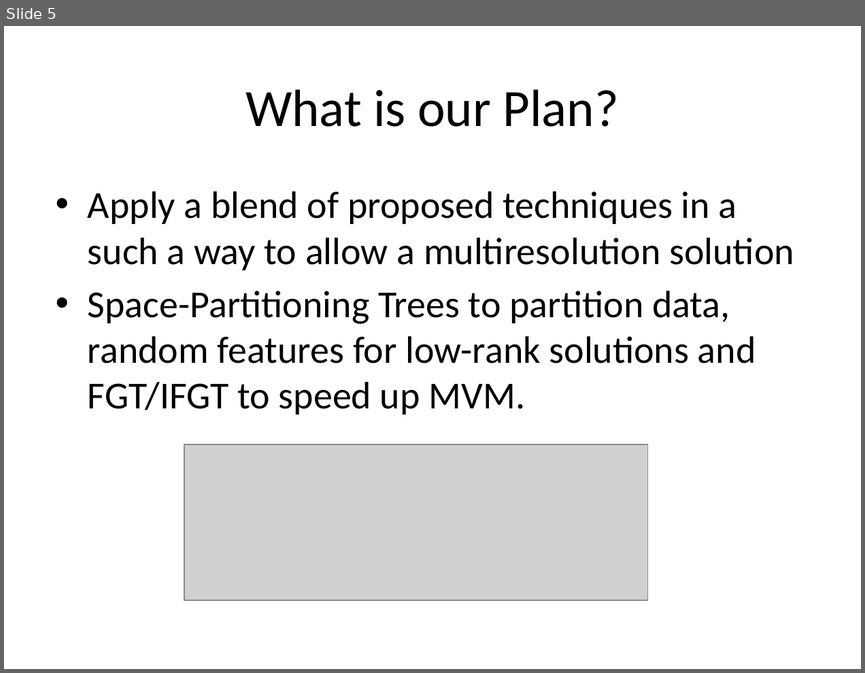
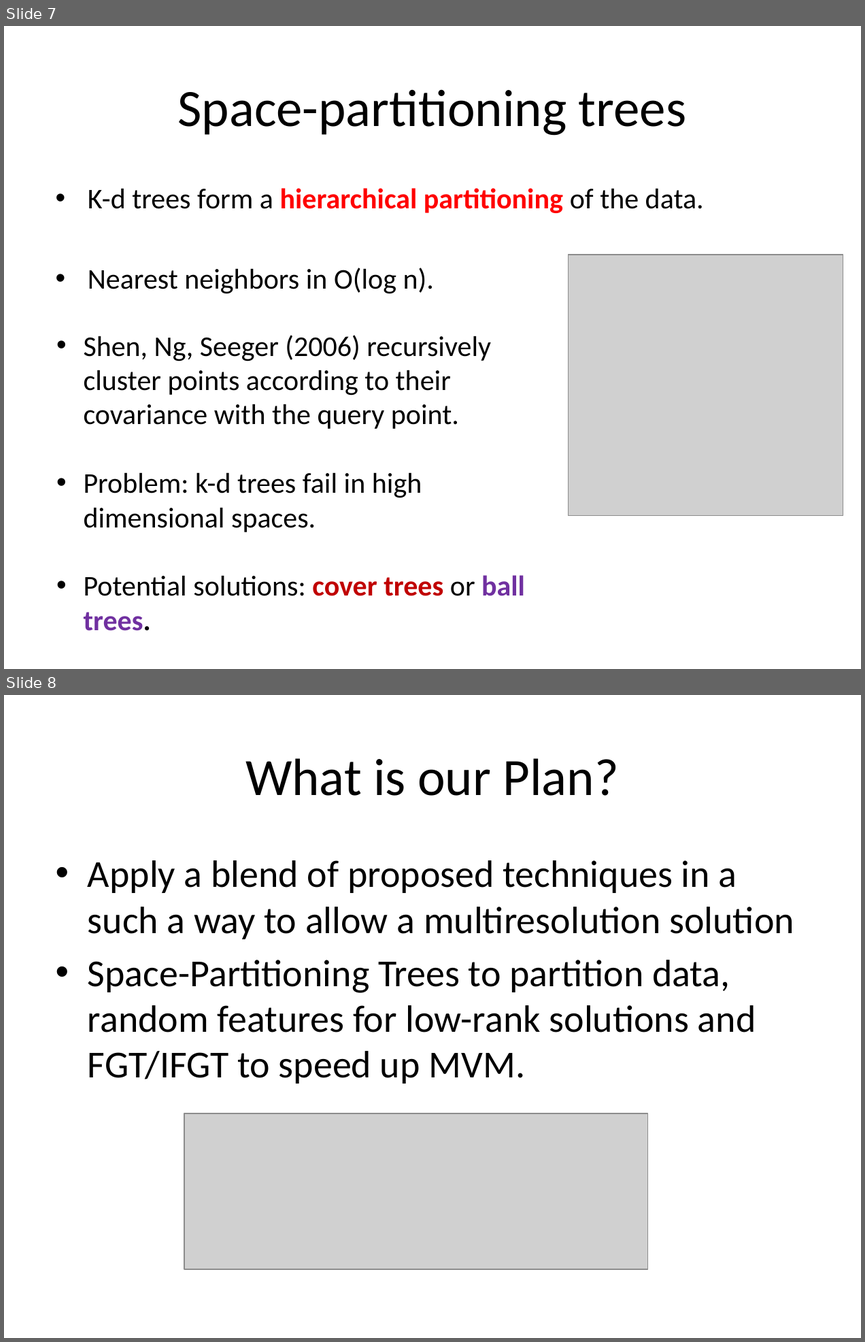
Before and after one commit to davmre/cs281b-coarse-to-fine-GPs, a slide deck: papers/Presentation_281b.pptx. Shown one above the other, each under a label of ours: slide 5 before the commit, slides 7 and 8 after it. The pictures are 865x673 and 865x1342 pixels, drawn with LibreOffice and Linux fonts; fonts in the diff are those of the drawing; grey boxes stand for pictures. Boxes give left, top, right and bottom in pixels: in the first picture for what was removed or moved away, otherwise in the second. Text is boxed around its words. In the diff, an @@ line names an element or a change of style, - is before the commit and + after.

```diff
--- a/papers/Presentation_281b.pptx
+++ b/papers/Presentation_281b.pptx
@@ slide 7 added at [4, 26, 861, 669], background #FFFFFF @@
@@ title added at [177, 89, 686, 135], 44 pt, text #000000 @@
+Space-partitioning trees
@@ text added at [88, 188, 704, 294], 24 pt, text #000000 @@
+• K-d trees form a hierarchical partitioning of the data.
+• Nearest neighbors in O(log n).
@@ picture added at [568, 254, 842, 516] @@
@@ text added at [84, 335, 525, 631], 24 pt, text #000000 @@
+• Shen, Ng, Seeger (2006) recursively cluster points according to their covariance with the query point.
+• Problem: k-d trees fail in high dimensional spaces.
+• Potential solutions: cover trees or ball trees.
@@ what was slide 5 is now slide 8 @@
```
Also in this commit, not shown: 1 slide changed, 4 other slides added, 2 slides removed.
